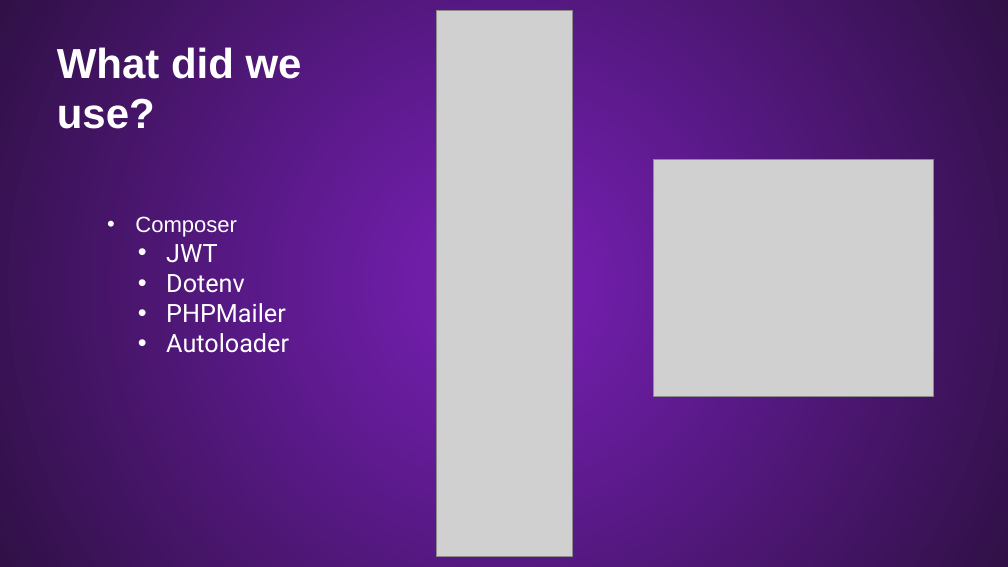
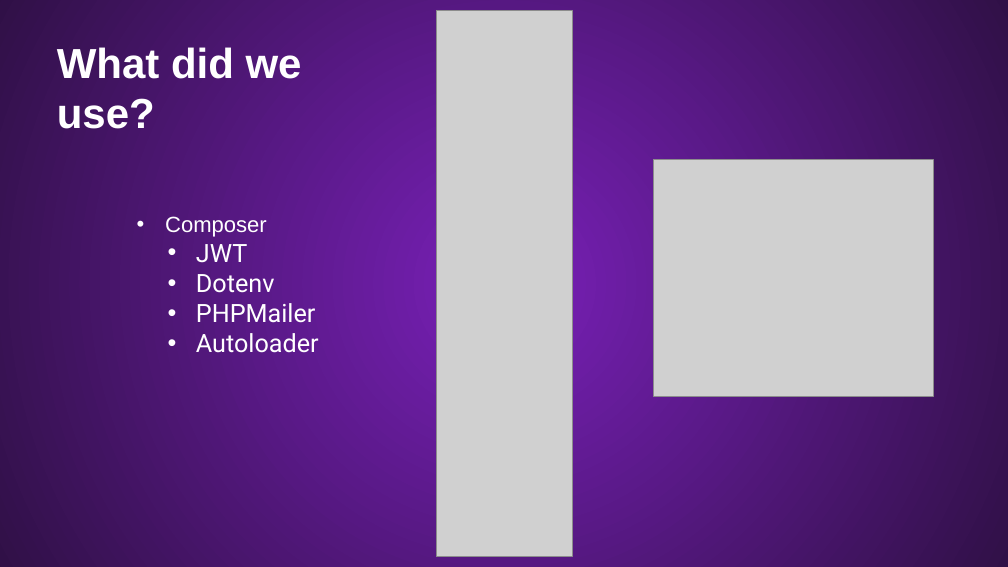
Before and after one commit to Palacsinta002/LMS, a slide deck: slide 26 of Presentation/LMS Presentation.pptx. Drawn at 1008x567 pixels with LibreOffice and Linux fonts; fonts in the diff are those of the drawing; grey boxes stand for pictures; background and template pictures are left out. Boxes give left, top, right and bottom in pixels: in the first picture for what was removed or moved away, otherwise in the second. Text is boxed around its words. In the diff, an @@ line names an element or a change of style, - is before the commit and + after.

```diff
--- a/Presentation/LMS Presentation.pptx
+++ b/Presentation/LMS Presentation.pptx
@@ text "Composer": place and size @@
-text "Composer" at bbox=[135, 216, 289, 353]
+text "Composer" at bbox=[165, 216, 319, 353]
```
Also in this commit, not shown: 8 other slides changed.
